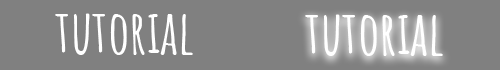
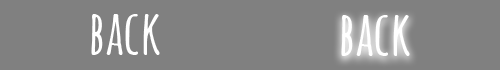
Two versions of the same layered image (500 x 70). Layer-by-layer changes:
renamed "tutorial" to "back", painted on it over [305, 14, 443, 56]
renamed "tutorial" to "back", painted on it over [55, 13, 193, 55]
